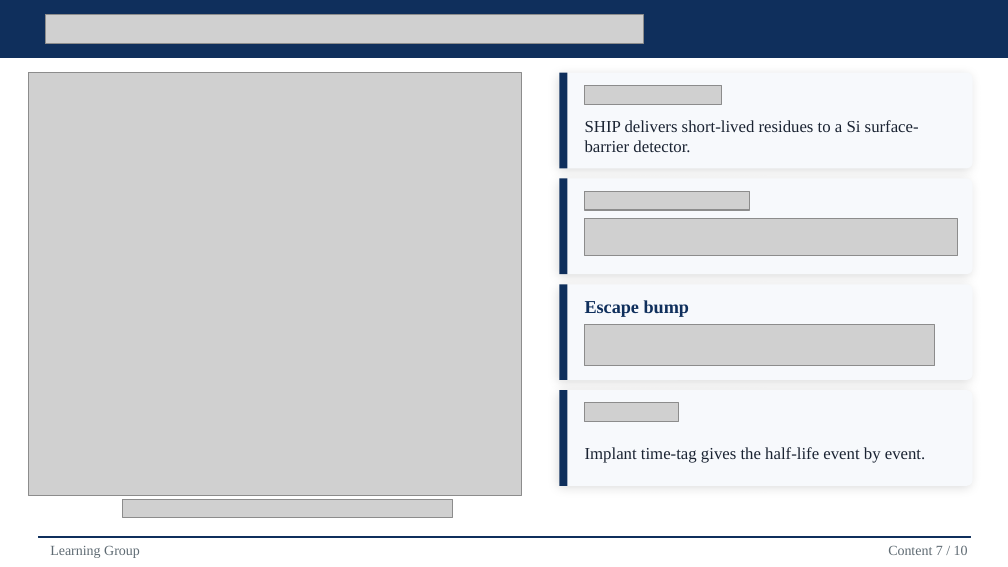
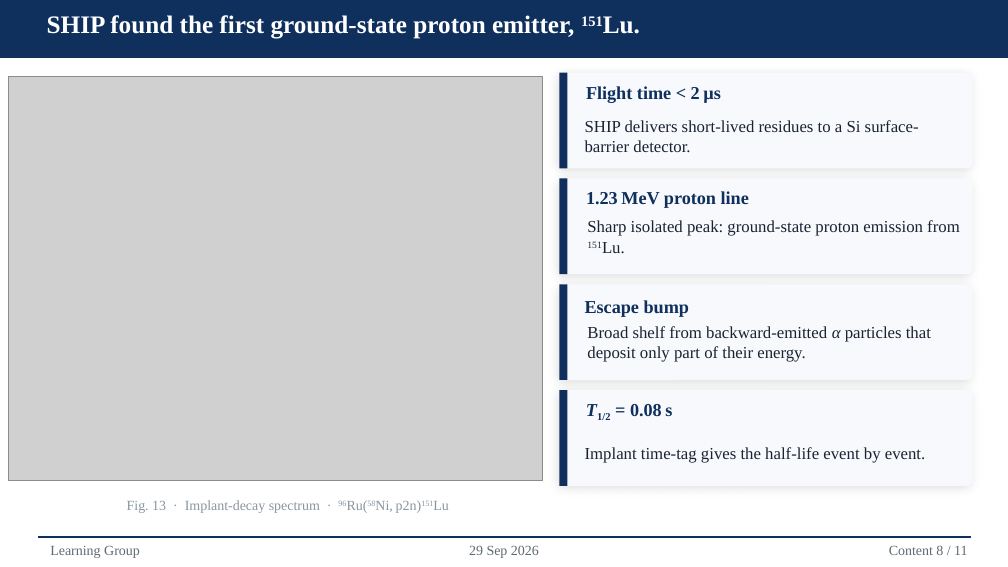
Before and after one commit to Edfghdrtxxx/OrbitOS, a slide deck: slide 14 of 70_Presentations/717_Learning Group-20260916/Velocity Filters Human.pptx (slide 13 before the commit). Drawn at 1008x567 pixels with LibreOffice and Linux fonts; fonts in the diff are those of the drawing; grey boxes stand for pictures. Boxes give left, top, right and bottom in pixels: in the first picture for what was removed or moved away, otherwise in the second. Text is boxed around its words. In the diff, an @@ line names an element or a change of style, - is before the commit and + after.

```diff
--- a/70_Presentations/717_Learning Group-20260916/Velocity Filters Human.pptx
+++ b/70_Presentations/717_Learning Group-20260916/Velocity Filters Human.pptx
@@ picture removed at box(45, 15, 643, 44) @@
@@ text added at box(47, 15, 574, 39), 18 pt, text #FFFFFF, bold @@
+SHIP found the first ground-state proton emitter, 151Lu.
@@ picture: place and size @@
-picture at box(28, 73, 521, 496)
+picture at box(8, 77, 542, 481)
@@ picture removed at box(585, 86, 722, 105) @@
@@ text added at box(586, 86, 721, 103), 13 pt, text #0F2F5C, bold @@
+Flight time < 2 µs
@@ picture removed at box(585, 192, 750, 211) @@
@@ text added at box(586, 191, 749, 208), 13 pt, text #0F2F5C, bold @@
+1.23 MeV proton line
@@ picture removed at box(585, 219, 958, 256) @@
@@ text added at box(587, 220, 960, 236), 12 pt, text #1A2332 @@
+Sharp isolated peak: ground-state proton emission from 151Lu.
@@ picture removed at box(585, 325, 934, 366) @@
@@ text added at box(587, 326, 931, 362), 12 pt, text #1A2332 @@
+Broad shelf from backward-emitted α particles that deposit only part of their energy.
@@ picture removed at box(585, 402, 678, 421) @@
@@ text added at box(597, 404, 672, 420), 13 pt, text #0F2F5C, bold @@
+T1/2 = 0.08 s
@@ picture removed at box(123, 500, 453, 518) @@
@@ text added at box(127, 500, 422, 513), 10 pt, text #8A96A0 @@
+Fig. 13 · Implant-decay spectrum · 96Ru(58Ni, p2n)151Lu
@@ text added at box(469, 545, 539, 558), 10 pt, text #5F6B73 @@
+29 Sep 2026
@@ text at box(889, 545, 967, 555): text changed @@
-Content 7 / 10
+Content 8 / 11
```
Also in this commit, not shown: 11 other slides changed, 1 slide added, 25 other files.
